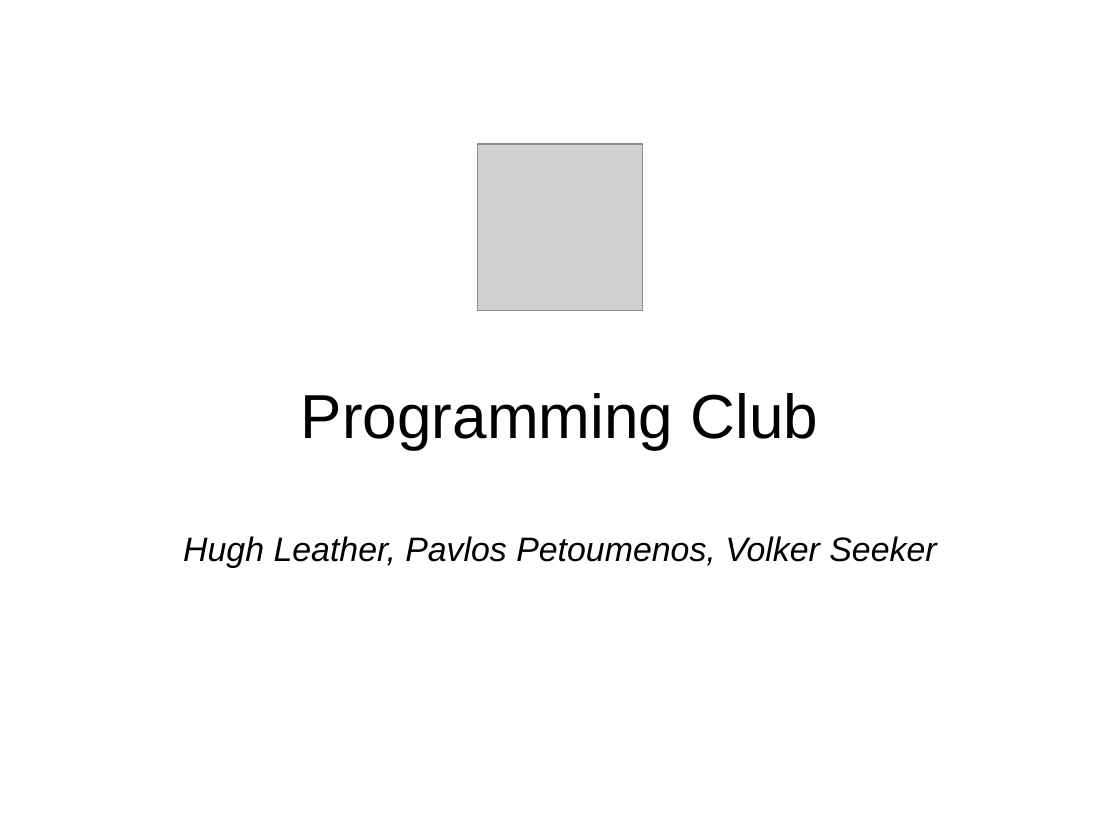
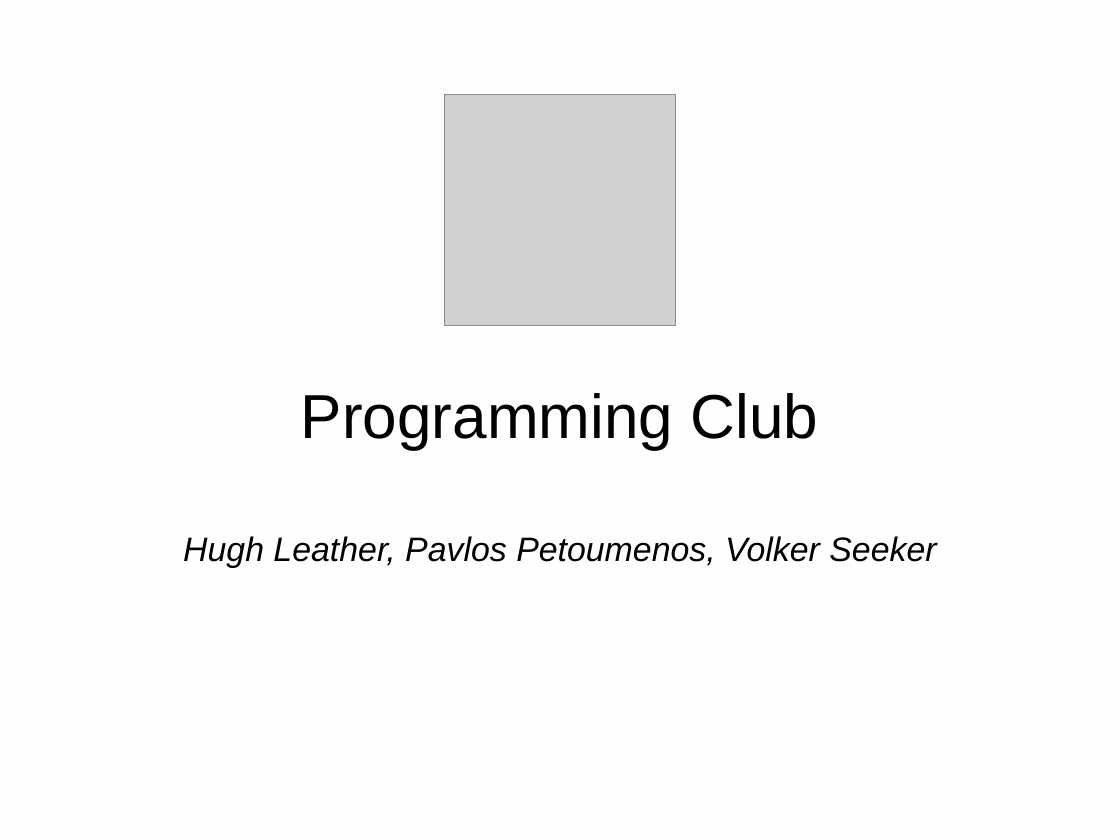
Before and after one commit to vsee/uoe_programmingclub, a slide deck: slide 1 of slides/session001_20160218.odp. Drawn at 1120x840 pixels with LibreOffice and Linux fonts; fonts in the diff are those of the drawing; grey boxes stand for pictures. Boxes give left, top, right and bottom in pixels: in the first picture for what was removed or moved away, otherwise in the second. Text is boxed around its words. In the diff, an @@ line names an element or a change of style, - is before the commit and + after.

```diff
--- a/slides/session001_20160218.odp
+++ b/slides/session001_20160218.odp
@@ background #FFFFFF to #FFFEFF @@
@@ picture: place and size @@
-picture at (478, 144, 643, 311)
+picture at (444, 95, 676, 326)
```
Also in this commit, not shown: 3 other slides changed, 4 slides added, 1 slide removed, 6 other files.
